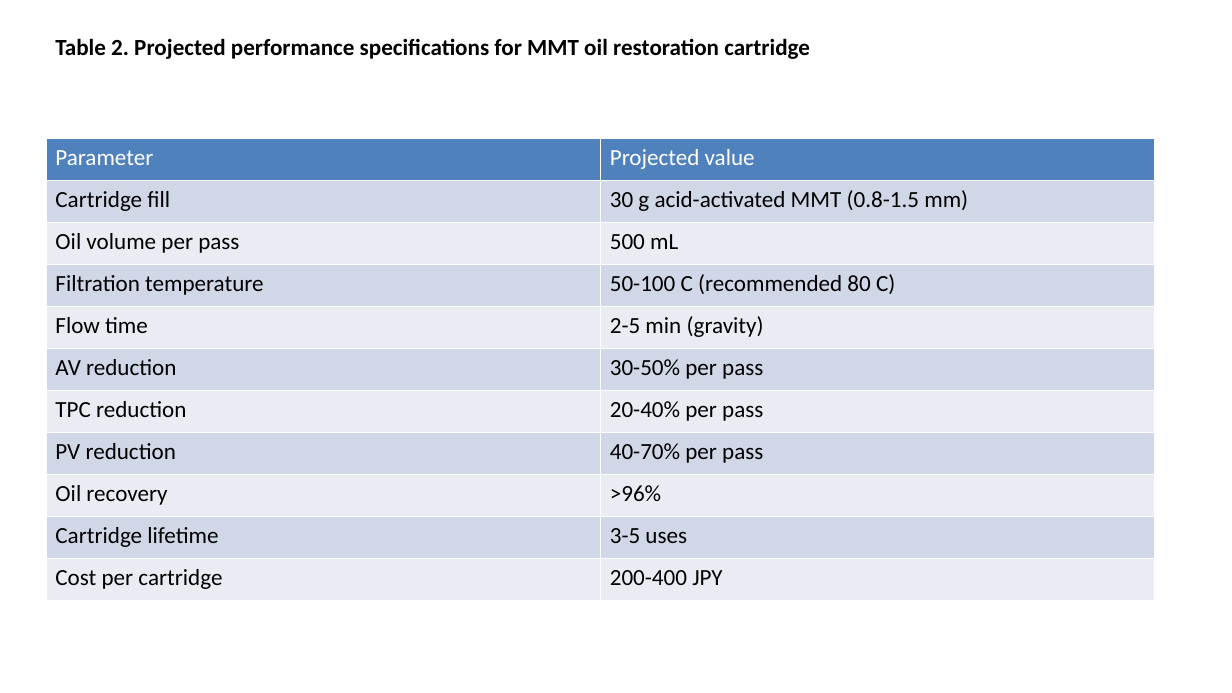
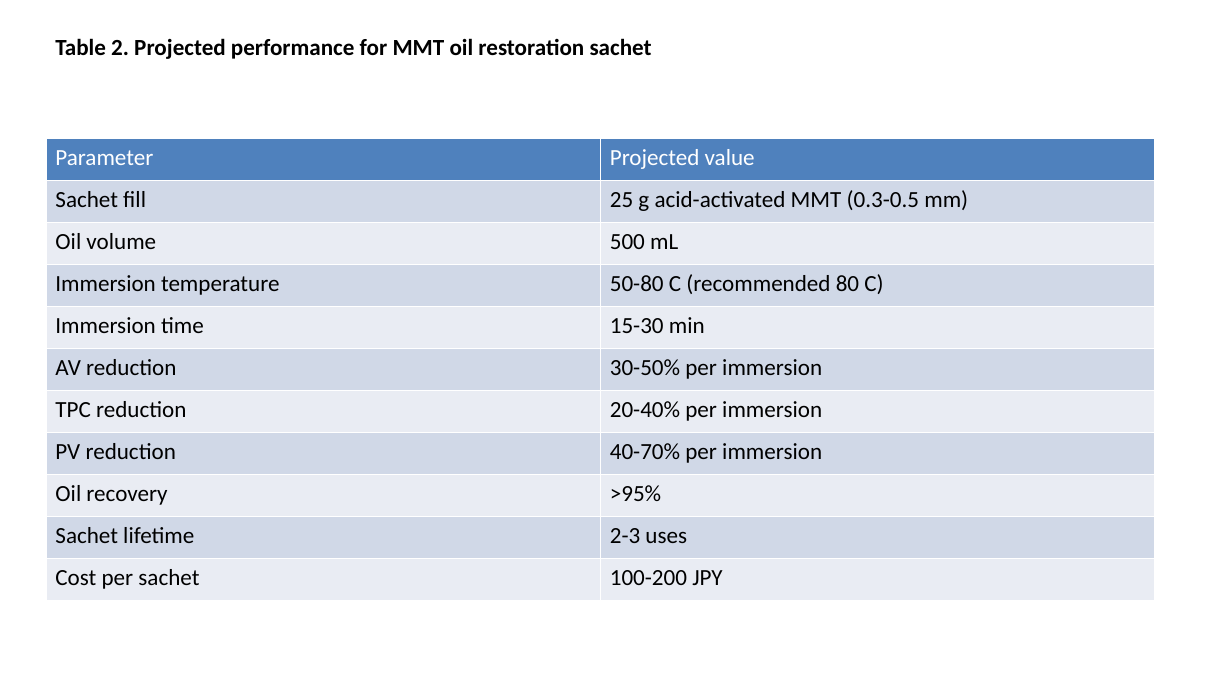
Before and after one commit to bougtoir/heat-accidents-mortality, a slide deck: slide 2 of montmorillonite_oil/figures_tables.pptx. Drawn at 1232x693 pixels with LibreOffice and Linux fonts; fonts in the diff are those of the drawing. Boxes give left, top, right and bottom in pixels: in the first picture for what was removed or moved away, otherwise in the second. Text is boxed around its words. In the diff, an @@ line names an element or a change of style, - is before the commit and + after.

```diff
--- a/montmorillonite_oil/figures_tables.pptx
+++ b/montmorillonite_oil/figures_tables.pptx
@@ text at (x1=55, y1=38, x2=652, y2=59): text changed @@
-Table 2. Projected performance specifications for MMT oil restoration cartridge
+Table 2. Projected performance for MMT oil restoration sachet
@@ table at (x1=46, y1=139, x2=1155, y2=601) @@
-row 2, column 1: Cartridge fill
+row 2, column 1: Sachet fill
-row 2, column 2: 30 g acid-activated MMT (0.8-1.5 mm)
+row 2, column 2: 25 g acid-activated MMT (0.3-0.5 mm)
-row 3, column 1: Oil volume per pass
+row 3, column 1: Oil volume
-row 4, column 1: Filtration temperature
+row 4, column 1: Immersion temperature
-row 4, column 2: 50-100 C (recommended 80 C)
+row 4, column 2: 50-80 C (recommended 80 C)
-row 5, column 1: Flow time
+row 5, column 1: Immersion time
-row 5, column 2: 2-5 min (gravity)
+row 5, column 2: 15-30 min
-row 6, column 2: 30-50% per pass
+row 6, column 2: 30-50% per immersion
-row 7, column 2: 20-40% per pass
+row 7, column 2: 20-40% per immersion
-row 8, column 2: 40-70% per pass
+row 8, column 2: 40-70% per immersion
-row 9, column 2: >96%
+row 9, column 2: >95%
-row 10, column 1: Cartridge lifetime
+row 10, column 1: Sachet lifetime
-row 10, column 2: 3-5 uses
+row 10, column 2: 2-3 uses
-row 11, column 1: Cost per cartridge
+row 11, column 1: Cost per sachet
-row 11, column 2: 200-400 JPY
+row 11, column 2: 100-200 JPY
```
Also in this commit, not shown: 2 other slides changed, 5 other files.
